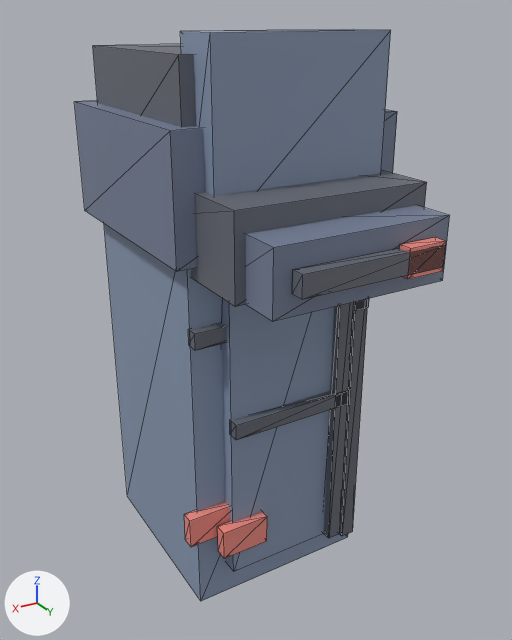
Before and after pictures for a commit that changed the glTF model scenes/mecha/parts/leg_right/tankmech_leg_right.glb.
Camera for both pictures: a 50 mm camera at (1.087, 1.986, 0.287) aimed at (-0.016, 0.147, -0.632). The lights are fixed; the arrows at lower left show +X, +Y and +Z. The older version comes first. Mesh edges are drawn as thin lines.

In view in the first picture: 'legR_foot', 'legR_foot_line', 'legR_foot_toe', 'legR_hip_cap', 'legR_knee', 'legR_knee_plate', 'legR_shin_guard', 'legR_shin_line_h', 'legR_shin_line_v', 'legR_thigh', 'legR_thigh_accent', 'legR_thigh_line_h', 'legR_thigh_line_v' and 2 more.
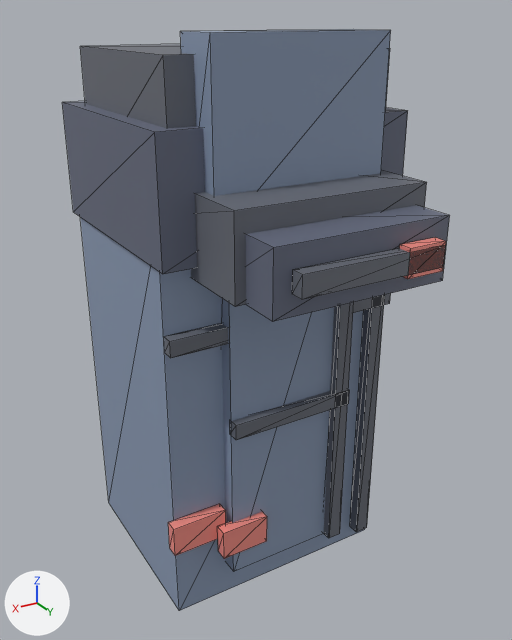
Changed parts and their boxes [x1, y1, x2, y2] in the pictures (512 x 640 px; the box of a moved part takes in the faces that stretch with it):
'legR_thigh', rescaled (17% wider)
    before: [104, 224, 348, 601]
    after: [80, 217, 365, 611]
'legR_hip_cap', recoloured, rescaled (7% wider)
    before: [74, 100, 397, 272]
    after: [62, 101, 408, 274]
'legR_knee', rescaled
    before: [93, 44, 196, 127]
    after: [80, 44, 390, 128]
'legR_thigh_line_v', moved
    before: [340, 299, 368, 536]
    after: [350, 295, 385, 532]
'legR_thigh_accent', moved
    before: [184, 502, 230, 547]
    after: [168, 504, 226, 556]
'legR_thigh_line_h', rescaled (25% wider, 27% taller)
    before: [188, 299, 369, 350]
    after: [164, 293, 391, 358]
part 1 of me_legr_hip_cap, moved or reshaped
    before: [74, 100, 397, 272]
    after: [62, 101, 408, 274]
part 2 of me_legr_hip_cap, recoloured
    before: [74, 100, 397, 272]
    after: [62, 101, 408, 274]
part 8 of me_legr_foot_toe, recoloured
    both: [245, 205, 450, 321]

Patch to the scene script:
```diff
--- a/scenes/mecha/parts/leg_right/tankmech_leg_right.glb.py
+++ b/scenes/mecha/parts/leg_right/tankmech_leg_right.glb.py
@@ me_legr_hip_cap @@
 # used by ob_legr_hip_cap; location = (0.0, 0.0, 0.0)
-me_legr_hip_cap.from_pydata(...)  # 8 vertices, 12 faces; spans x -0.36..0.36, y -0.37..0.37, z -0.33..0.03
+me_legr_hip_cap.from_pydata(...)  # 8 vertices, 12 faces; spans x -0.4..0.4, y -0.37..0.37, z -0.33..0.03
+# me_legr_hip_cap part 1: the whole mesh is scaled about its middle by (1.11, 1, 1)
+# me_legr_hip_cap part 2: 12 faces centred in x -0.36..0.36, y -0.37..0.37, z -0.33..0.03 are repainted in the vertex colours; the middle colour goes from greyish blue #78839b to greyish blue #666c7f
 me_legr_hip_cap.materials.append(mat_defaultmaterial)
@@ me_legr_thigh @@
 # used by ob_legr_thigh; location = (0.0, 0.0, 0.0)
-me_legr_thigh.from_pydata(...)  # 8 vertices, 12 faces; spans x -0.31..0.31, y -0.33..0.33, z -1.52..-0.22
+me_legr_thigh.from_pydata(...)  # 8 vertices, 12 faces; spans x -0.39..0.39, y -0.33..0.33, z -1.52..-0.22
+# me_legr_thigh part 3: the whole mesh is scaled about its middle by (1.26, 1, 1)
 me_legr_thigh.materials.append(mat_defaultmaterial_001)
@@ me_legr_thigh_line_h @@
 # used by ob_legr_thigh_line_h; location = (0.0, 0.0, 0.0)
-me_legr_thigh_line_h.from_pydata(...)  # 8 vertices, 12 faces; spans x -0.31..0.31, y 0.32..0.36, z -0.575..-0.525
+me_legr_thigh_line_h.from_pydata(...)  # 8 vertices, 12 faces; spans x -0.39..0.39, y 0.33..0.37, z -0.575..-0.525
+# me_legr_thigh_line_h part 4: the whole mesh is scaled about its middle by (1.26, 1, 1), then moved by (0.0, 0.01, 0.0)
 me_legr_thigh_line_h.materials.append(mat_defaultmaterial_002)
@@ me_legr_thigh_line_v @@
 # used by ob_legr_thigh_line_v; location = (0.0, 0.0, 0.0)
-me_legr_thigh_line_v.from_pydata(...)  # 8 vertices, 12 faces; spans x -0.305..-0.255, y 0.32..0.36, z -1.47..-0.27
+me_legr_thigh_line_v.from_pydata(...)  # 8 vertices, 12 faces; spans x -0.365..-0.315, y 0.33..0.37, z -1.47..-0.27
+# me_legr_thigh_line_v part 5: the whole mesh is moved by (-0.06, 0.01, 0.0)
 me_legr_thigh_line_v.materials.append(mat_defaultmaterial_003)
@@ me_legr_thigh_accent @@
 # used by ob_legr_thigh_accent; location = (0.0, 0.0, 0.0)
-me_legr_thigh_accent.from_pydata(...)  # 8 vertices, 12 faces; spans x 0.17..0.35, y 0.32..0.36, z -1.25..-1.15
+me_legr_thigh_accent.from_pydata(...)  # 8 vertices, 12 faces; spans x 0.23..0.41, y 0.33..0.37, z -1.25..-1.15
+# me_legr_thigh_accent part 6: the whole mesh is moved by (0.06, 0.01, 0.0)
 me_legr_thigh_accent.materials.append(mat_defaultmaterial_004)
@@ me_legr_knee @@
 # used by ob_legr_knee; location = (0.0, 0.0, 0.0)
-me_legr_knee.from_pydata(...)  # 8 vertices, 12 faces; spans x -0.31..0.31, y -0.29..0.33, z -0.2..0.2
+me_legr_knee.from_pydata(...)  # 8 vertices, 12 faces; spans x -0.35..0.35, y -0.29..0.33, z -0.2..0.2
+# me_legr_knee part 7: the whole mesh is scaled about its middle by (1.13, 1, 1)
 me_legr_knee.materials.append(mat_defaultmaterial_005)
@@ me_legr_foot_toe @@
 me_legr_foot_toe.from_pydata(...)  # 8 vertices, 12 faces; spans x -0.27..0.27, y 0.42..0.7, z -0.37..-0.19
 # used by ob_legr_foot_toe; location = (0.0, 0.0, 0.0)
+# me_legr_foot_toe part 8: 12 faces centred in x -0.27..0.27, y 0.42..0.7, z -0.37..-0.19 are repainted in the vertex colours; the middle colour goes from greyish blue #78839b to greyish blue #666c7f
 me_legr_foot_toe.materials.append(mat_defaultmaterial_015)
```
